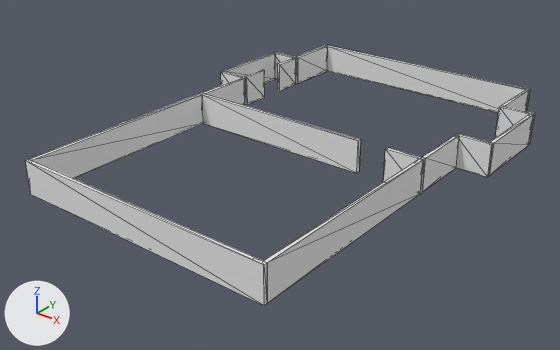
An edit to the OBJ model LevelEditor/LevelEditor/Assets/Walls.obj, drawn before and after from the same camera.
Before and after are seen from a 50 mm lens placed at (38.2, -51.2, 27.7), pointed at (-0.7, -2.5, -2.5). Lighting does not change. The marker at lower left points along +X, +Y and +Z. Mesh edges are drawn as thin lines. Where no turn or scale is listed for an object, it has been applied to the vertices.

Names of what the first picture shows: 'Walls'.
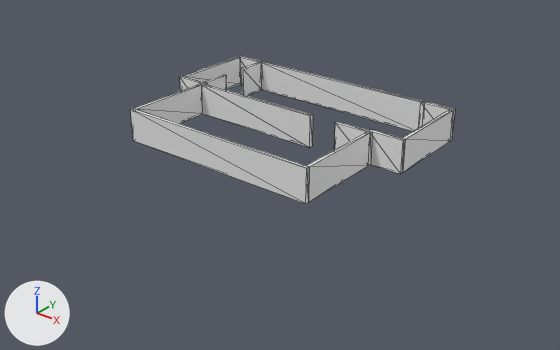
The edits, one by one:
me_walls is used by ob_walls; location (0.0, 0.0, 0.0).
me_walls had 144 vertices, 216 faces and spanned x -15.1..15.1, y -20.2..20.6, z -1.0..2.0.
me_walls no longer uses material mat_lambert2sg (white #e7e7e7).
me_walls now has 112 vertices, 168 faces and spans x -15.1..10.1, y -9.2..8.7, z 0.0..3.0.
me_walls part 1: the loose piece of 8 vertices spanning x -15.1..-14.8, y 6.0..14.3, z -1.0..2.0 is moved by (0.0, -5.9, 1.0).
me_walls part 2: the loose piece of 8 vertices spanning x 14.8..15.1, y 6.0..14.3, z -1.0..2.0 is moved by (-5.0, -5.9, 1.0).
me_walls part 3: the loose piece of 8 vertices spanning x -12.2..-11.9, y 6.0..8.9, z -1.0..2.0 is moved by (0.0, -0.5, 1.0).
me_walls part 4: the loose piece of 8 vertices spanning x -15.1..-11.9, y 5.7..6.0, z -1.0..2.0 is moved by (0.0, 2.7, 1.0).
me_walls part 5: a new loose piece, a box spanning x -12.21..7.22, y -9.25..-8.91, z 0.0..3.0.
me_walls part 6: the loose piece of 8 vertices spanning x 11.9..15.1, y 5.7..6.0, z -1.0..2.0 is moved by (-5.0, 2.7, 1.0).
me_walls part 7: the loose piece of 8 vertices spanning x -15.1..-11.9, y 14.3..14.6, z -1.0..2.0 is moved by (0.0, -14.5, 1.0).
me_walls part 8: a new loose piece, a box spanning x 6.89..7.22, y -8.93..-0.56, z 0.0..3.0.
me_walls part 9: the loose piece of 8 vertices spanning x 8.7..12.2, y -0.5..-0.2, z -1.0..2.0 is moved by (-5.0, 0.0, 1.0).
me_walls part 10: the loose piece of 8 vertices spanning x 11.9..15.1, y 14.3..14.6, z -1.0..2.0 is moved by (-5.0, -14.5, 1.0).
me_walls part 11: a new loose piece, a box spanning x -12.2..1.12, y -0.56..-0.23, z 0.0..3.0.
me_walls part 12: a new loose piece, a box spanning x -12.21..-11.87, y -8.93..-0.56, z 0.0..3.0.
me_walls part 13: a new loose piece, a box spanning x -12.21..7.22, y 8.39..8.72, z 0.0..3.0.
me_walls part 14: the loose piece of 8 vertices spanning x -12.2..-11.9, y 11.4..14.3, z -1.0..2.0 is moved by (0.0, -11.3, 1.0).
me_walls part 15: 9 loose pieces with 72 vertices, spanning x -12.2..12.2, y -20.2..20.6, z -1.0..2.0, are deleted.

Pixel boxes [x1, y1, x2, y2] of what changed, in the pictures (560 x 350 px; the box of a moved part takes in the faces that stretch with it):
'Walls', reshaped (36% narrower, 43% shorter)
    before: [25, 45, 534, 305]
    after: [130, 56, 455, 204]
part 1 of me_walls, moved or reshaped
    before: [224, 53, 275, 83]
    after: [184, 57, 241, 89]
part 2 of me_walls, moved or reshaped
    before: [489, 114, 533, 176]
    after: [403, 109, 453, 172]
part 3 of me_walls, moved or reshaped
    before: [245, 70, 265, 105]
    after: [241, 62, 262, 96]
part 4 of me_walls, moved or reshaped
    before: [221, 71, 247, 106]
    after: [238, 56, 263, 68]
part 5 of me_walls, added
    after: [130, 108, 309, 204]
part 6 of me_walls, moved or reshaped
    before: [456, 134, 493, 177]
    after: [419, 101, 455, 141]
part 7 of me_walls, moved or reshaped
    before: [274, 52, 298, 84]
    after: [180, 76, 206, 90]
part 8 of me_walls, added
    after: [306, 132, 370, 202]
part 9 of me_walls, moved or reshaped
    before: [383, 147, 425, 193]
    after: [335, 122, 372, 166]
part 10 of me_walls, moved or reshaped
    before: [495, 106, 534, 144]
    after: [369, 130, 405, 174]
part 11 of me_walls, added
    after: [200, 83, 313, 147]
part 12 of me_walls, added
    after: [134, 84, 203, 124]
part 13 of me_walls, added
    after: [260, 61, 425, 131]
part 14 of me_walls, moved or reshaped
    before: [277, 58, 296, 91]
    after: [205, 75, 227, 90]
part 15 of me_walls, deleted
    before: [25, 45, 530, 305]
